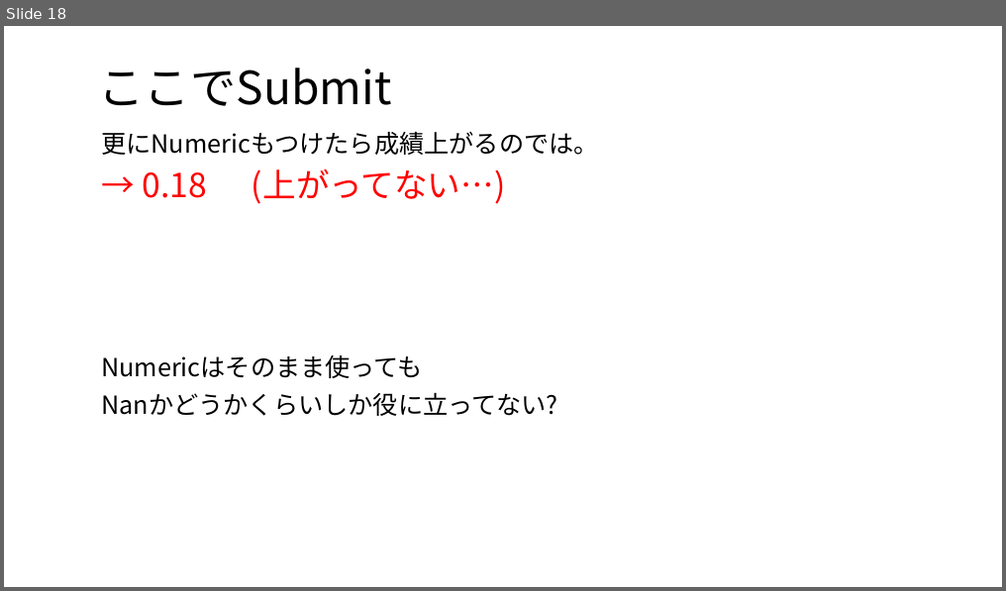
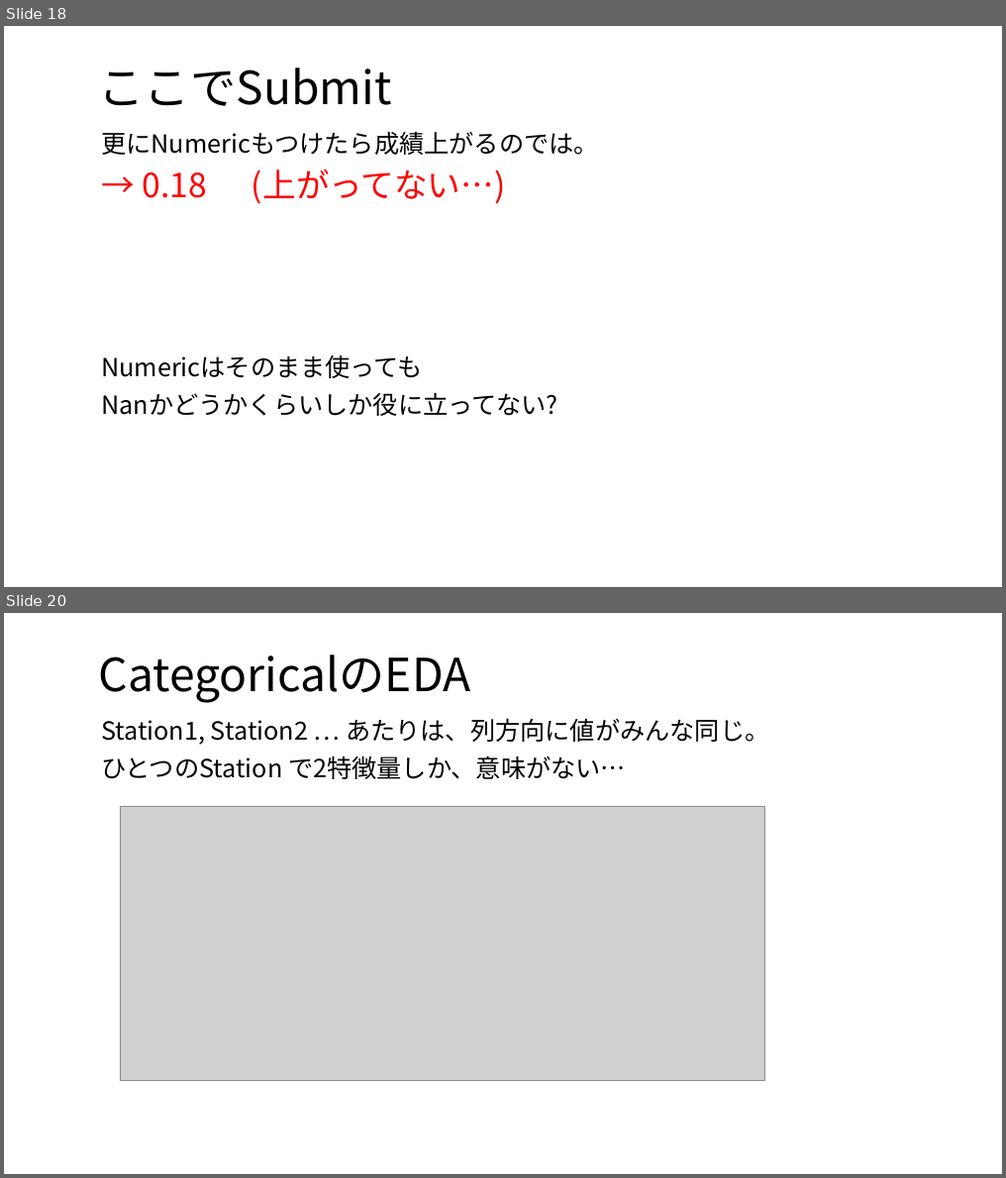
Before and after one commit to uetsu840/kaggle_bosch, a slide deck: 発表資料.pptx. Shown one above the other, each under a label of ours: slide 18 before the commit, slides 18 and 20 after it; the slides between them are not shown. The pictures are 1006x591 and 1006x1178 pixels, drawn with LibreOffice and Linux fonts; fonts in the diff are those of the drawing; grey boxes stand for pictures. Boxes give left, top, right and bottom in pixels: in the first picture for what was removed or moved away, otherwise in the second. Text is boxed around its words. In the diff, an @@ line names an element or a change of style, - is before the commit and + after.

```diff
--- a/発表資料.pptx
+++ b/発表資料.pptx
@@ slide 20 added at box(4, 613, 1002, 1174), background #FFFFFF @@
@@ title added at box(99, 655, 471, 703), 44 pt, text #000000 @@
+CategoricalのEDA
@@ text added at box(101, 718, 769, 779), 24 pt, text #000000 @@
+Station1, Station2 … あたりは、列方向に値がみんな同じ。
+ひとつのStation で2特徴量しか、意味がない…
@@ picture added at box(120, 806, 765, 1081) @@
```
Also in this commit, not shown: 3 slides changed, 3 other slides added, 2 other files.
